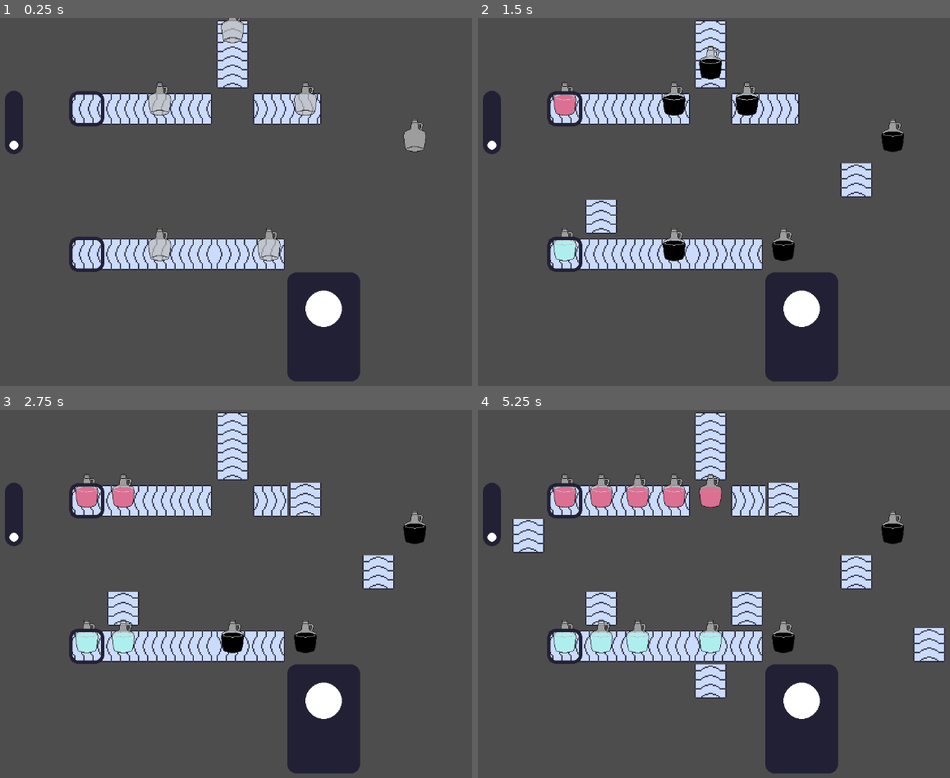
Above: before the commit, frames 1-4 (two rows, left to right).
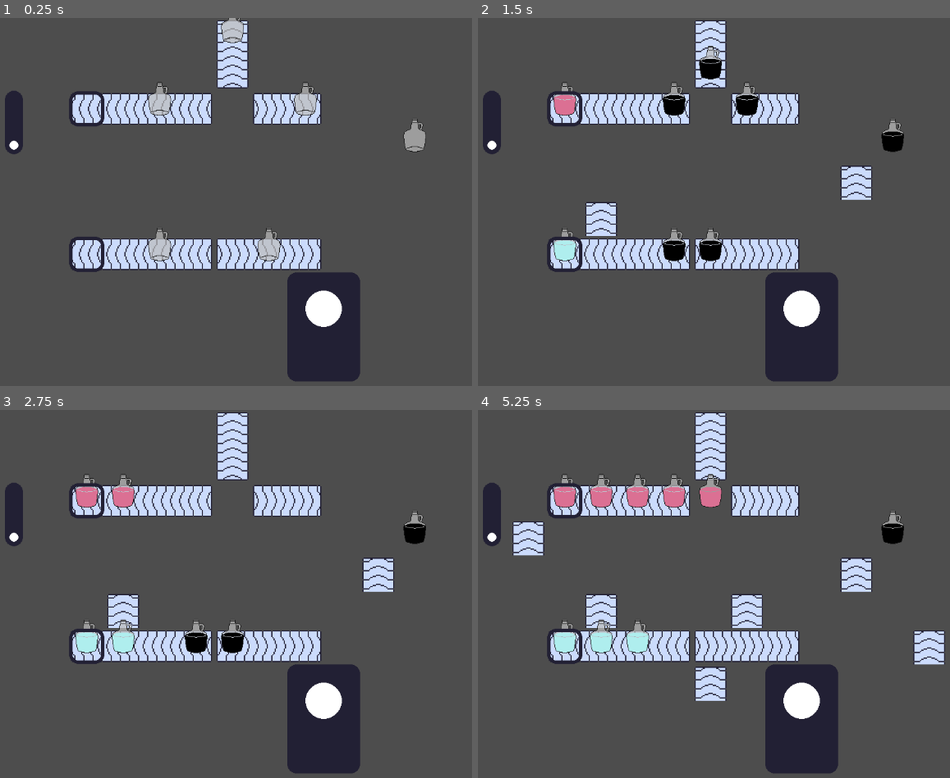
Above: after the commit, the same moments.

Repository: fennylol/juice_time
Game: Godot game, scene res://main.tscn
Two runs of this game, one before a commit and one after it. Both use one fixed random seed, a clock stepped at 60 frames per second and the inputs below.
Inputs (mouse positions are in pixels of both pictures, inside the frame that each line leads up to):
- Up to frame 1 (0.25 s): no input
- Up to frame 2 (1.5 s): tap Enter at 0.5 s; move the mouse to (874, 183) at 0.52 s; click (874, 183) at 0.6 s; tap Space at 1.25 s; move the mouse to (596, 220) at 1.27 s; click (596, 220) at 1.35 s
- Up to frame 3 (2.75 s): move the mouse to (316, 513) at 2.02 s; click (316, 513) at 2.1 s
- Up to frame 4 (5.25 s): tap Enter at 2.75, 4.25 s; move the mouse to (695, 667) at 2.77 s; click (695, 667) at 2.85 s; tap Space at 3.5 s; move the mouse to (926, 649) at 3.52 s; click (926, 649) at 3.6 s; move the mouse to (529, 538) at 4.27 s; click (529, 538) at 4.35 s; move the mouse to (761, 594) at 5.02 s; click (761, 594) at 5.1 s

The runs differ from the first frame. In frame 1, 1.0% of the frame differs, in the area x 44-68%, y 59-69%; in frame 2, 1.6%; in frame 3, 1.9%; in frame 4, 2.4%, in the area x 7-99%, y 19-80%.

Commit message:
conveyor placement tweaks
conveyors may no longer be placed on top of one another

Diff:
--- a/factory/factory_floor.gd
+++ b/factory/factory_floor.gd
@@ -192,13 +192,24 @@
 	## SET INITIAL POSITION AND TARGET POSITION
 	var curr_pos: Vector2i = start_pos
 	var target_pos = Vector2i(start_pos.x, end_pos.y) if direction == Vector2i.UP or direction == Vector2i.DOWN else Vector2i(end_pos.x, start_pos.y)
-
-	## TODO: detect existing tiles
-	while curr_pos != target_pos:
-		var tile: Vector2i = TILES[direction][START if curr_pos == start_pos else MIDDLE]
-		CONVEYOR_TILES.set_cell(0, curr_pos, source, tile)
-		curr_pos += direction
-	CONVEYOR_TILES.set_cell(0, target_pos, source, TILES[direction][END])
+	var add_one_to_target = target_pos + direction
+
+	## CHECK EACH TILE BETWEEN START AND TARGET POSITION, INCLUSIVE
+	## (STOP CHECKING IF YOU ARE ONE TILE PAST TARGET_POS)
+	while curr_pos != add_one_to_target:
+		var tile: Vector2i = TILES[direction][START if curr_pos == start_pos else END if curr_pos == target_pos else MIDDLE]
+		## KEEP ADDING NEW TILES AS LONG AS THERE IS NO TILE ALREADY THERE
+		if CONVEYOR_TILES.get_cell_source_id(0,curr_pos) == -1:
+			CONVEYOR_TILES.set_cell(0, curr_pos, source, tile)
+			curr_pos += direction
+		else:
+			## IF YOU FIND AN EXTANT TILE, GO BACK ONE, SET AN "END" TILE, AND BREAK THE LOOP
+			## DO THIS ONLY IF YOU HAVE ALREADY PLACED AT LEAST ONE TILE
+			if curr_pos != start_pos:
+				curr_pos -= direction
+				tile = TILES[direction][END]
+				CONVEYOR_TILES.set_cell(0, curr_pos, source, tile)
+			break
 
 func erase_conveyor(global_pos: Vector2):
 	var pos = CONVEYOR_TILES.local_to_map(global_pos)
--- a/factory/factory_floor.tscn
+++ b/factory/factory_floor.tscn
@@ -43,7 +43,7 @@
 rendering_quadrant_size = 4
 collision_animatable = true
 format = 2
-layer_0/tile_data = PackedInt32Array(131078, 0, 0, 131079, 0, 2, 8, 0, 4, 65544, 0, 5, 131082, 0, 7, 131081, 0, 8, 393220, 0, 1, 393221, 0, 0, 393222, 0, 0, 393223, 0, 0, 393225, 0, 2, 393224, 0, 6, 131076, 0, 1, 131077, 0, 0)
+layer_0/tile_data = PackedInt32Array(131078, 0, 0, 131079, 0, 2, 8, 0, 4, 65544, 0, 5, 131082, 0, 7, 131081, 0, 8, 393220, 0, 1, 393221, 0, 0, 393222, 0, 0, 393223, 0, 2, 393225, 0, 6, 393224, 0, 8, 131076, 0, 1, 131077, 0, 0, 393226, 0, 7)
 
 [node name="bottle_tiles" type="TileMap" parent="."]
 tile_set = SubResource("TileSet_u4uko")
